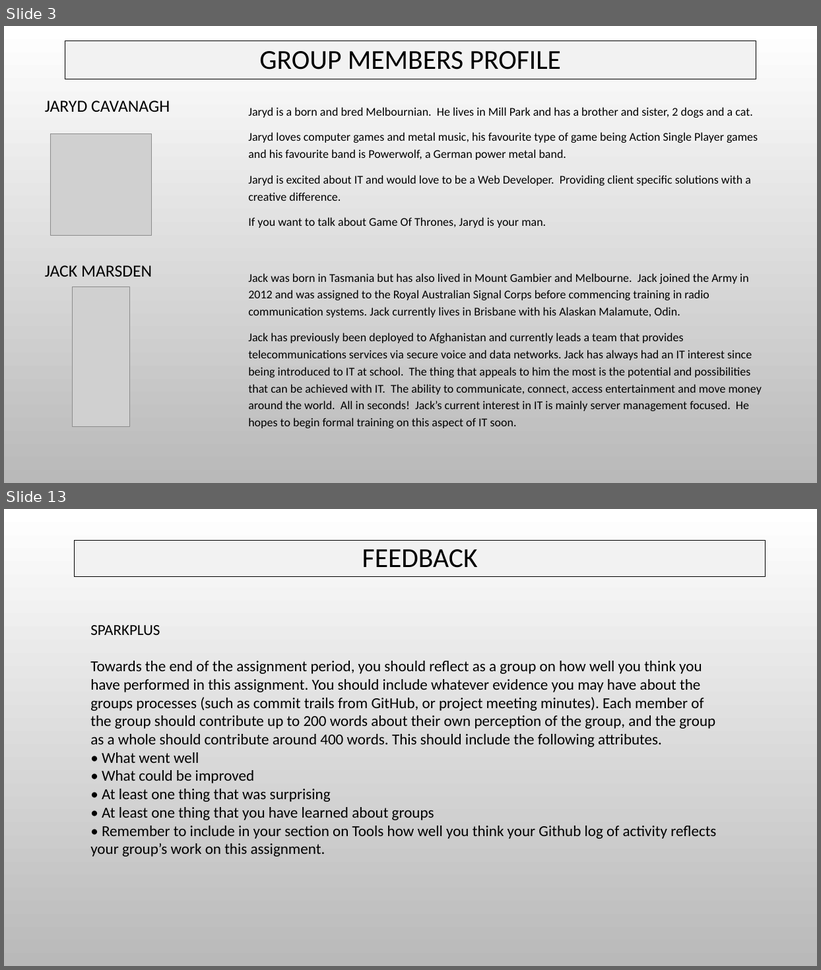
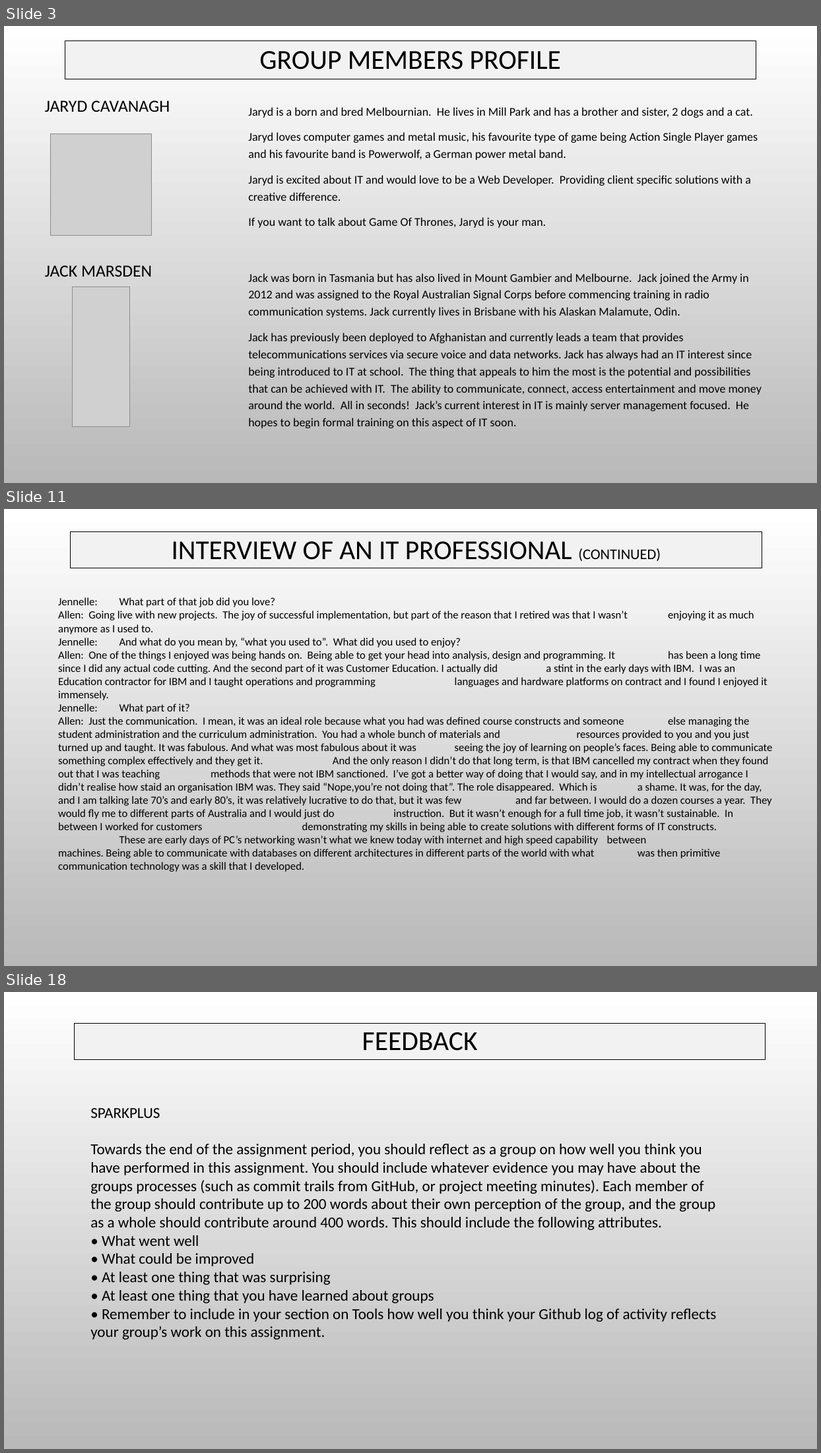
Before and after one commit to s3805194/Restless-Bolters, a slide deck: The Restless Bolters Assessment Report.pptx. Shown one above the other, each under a label of ours: slides 3 and 13 before the commit, slides 3, 11 and 18 after it; the slides between them are not shown. The pictures are 821x970 and 821x1453 pixels, drawn with LibreOffice and Linux fonts; fonts in the diff are those of the drawing; grey boxes stand for pictures; background and template pictures are left out. Boxes give left, top, right and bottom in pixels: in the first picture for what was removed or moved away, otherwise in the second. Text is boxed around its words. In the diff, an @@ line names an element or a change of style, - is before the commit and + after.

```diff
--- a/The Restless Bolters Assessment Report.pptx
+++ b/The Restless Bolters Assessment Report.pptx
@@ slide 11 added at (4,509,817,966), background picture (left out) @@
@@ rectangle added at (71,531,762,568), fill #F2F2F2, outline #000000 0.75 pt, 32.2 pt, text #000000 @@
+INTERVIEW OF AN IT PROFESSIONAL (CONTINUED)
@@ text added at (58,597,772,872), 13 pt, text #000000 @@
+Jennelle: What part of that job did you love?
+Allen: Going live with new projects. The joy of successful implementation, but part of the reason that I retired was that I wasn’t enjoying it as much anymore as I used to.
+Jennelle: And what do you mean by, “what you used to”. What did you used to enjoy?
+Allen: One of the things I enjoyed was being hands on. Being able to get your head into analysis, design and programming. It has been a long time since I did any actual code cutting. And the second part of it was Customer Education. I actually did a stint in the early days with IBM. I was an Education contractor for IBM and I taught operations and programming languages and hardware platforms on contract and I found I enjoyed it immensely.
+Jennelle: What part of it?
+Allen: Just the communication. I mean, it was an ideal role because what you had was defined course constructs and someone else managing the student administration and the curriculum administration. You had a whole bunch of materials and resources provided to you and you just turned up and taught. It was fabulous. And what was most fabulous about it was seeing the joy of learning on people’s faces. Being able to communicate something complex effectively and they get it. And the only reason I didn’t do that long term, is that IBM cancelled my contract when they found out that I was teaching methods that were not IBM sanctioned. I’ve got a better way of doing that I would say, and in my intellectual arrogance I didn’t realise how staid an organisation IBM was. They said “Nope,you’re not doing that”. The role disappeared. Which is a shame. It was, for the day, and I am talking late 70’s and early 80’s, it was relatively lucrative to do that, but it was few and far between. I would do a dozen courses a year. They would fly me to different parts of Australia and I would just do instruction. But it wasn’t enough for a full time job, it wasn’t sustainable. In between I worked for customers demonstrating my skills in being able to create solutions with different forms of IT constructs.
+These are early days of PC’s networking wasn’t what we knew today with internet and high speed capability between machines. Being able to communicate with databases on different architectures in different parts of the world with what was then primitive communication technology was a skill that I developed.
@@ what was slide 13 is now slide 18 @@
```
Also in this commit, not shown: 2 slides changed, 4 other slides added.
